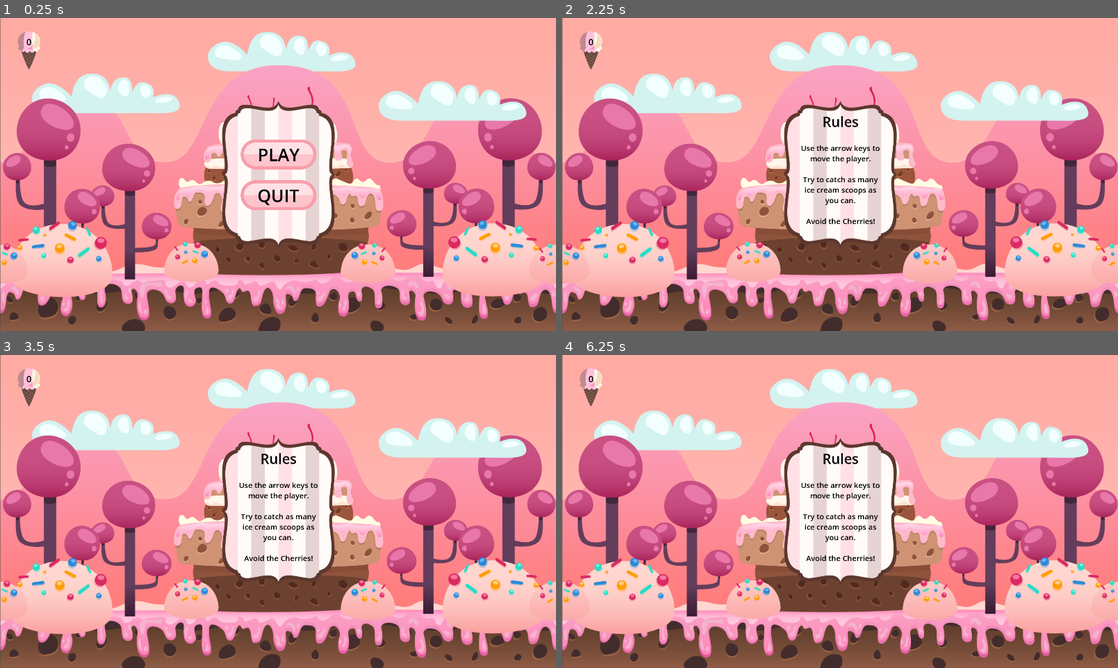
Above: before the commit, frames 1-4 (two rows, left to right).
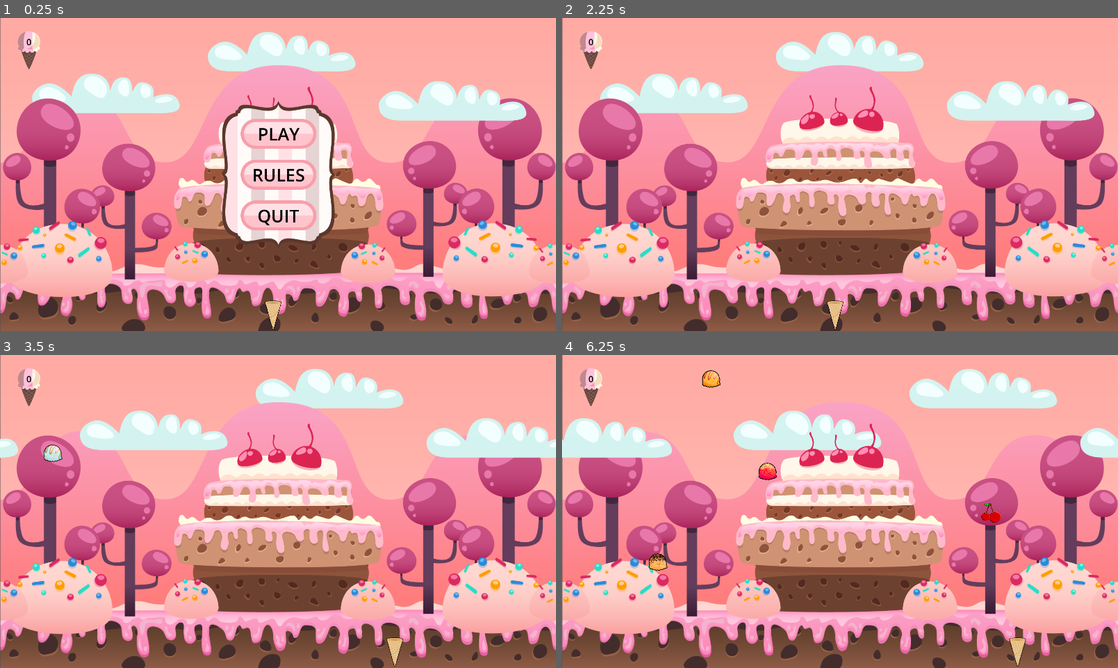
Above: after the commit, the same moments.

Repository: J-R2/ice_cream_dash
Game: Godot game, scene res://scenes/main.tscn
Two runs of this game, one before a commit and one after it. Both use one fixed random seed, a clock stepped at 60 frames per second and the inputs below. Sound files missing from this copy of the repository are replaced by a short silence.
Inputs (mouse positions are in pixels of both pictures, inside the frame that each line leads up to):
- Up to frame 1 (0.25 s): no input
- Up to frame 2 (2.25 s): click (840, 174) at 0.5 s, where only the run after the commit has a clickable "RULES"; click (840, 221) at 1.25 s, where only the run after the commit has a clickable "RULES"; click "PLAY" at 2 s
- Up to frame 3 (3.5 s): move the mouse to (400, 495) at 2.77 s; hold Right (ui_right) from 2.78 s (still down)
- Up to frame 4 (6.25 s): move the mouse to (728, 527) at 3.52 s; release Right (ui_right) at 3.53 s; hold Left (ui_left) 3.53-4.28 s; move the mouse to (895, 442) at 4.27 s; hold Right (ui_right) 4.28-5.78 s; move the mouse to (812, 574) at 5.02 s; move the mouse to (1006, 558) at 5.77 s; hold Left (ui_left) from 5.78 s (still down)

The runs differ from the first frame. In frame 1, 4.4% of the frame differs, in the area x 43-57%, y 32-100%; in frame 2, 10%; in frame 3, 14%; in frame 4, 20%, in the area x 0-100%, y 4-100%.

Commit message:
added rules button and looped music

Diff:
--- a/scenes/game_music.gd
+++ b/scenes/game_music.gd
@@ -4,3 +4,4 @@
 	process_mode = Node.PROCESS_MODE_ALWAYS
 	play()
 	get_tree().get_first_node_in_group("player").game_over.connect(stop)
+	finished.connect(play)
--- a/scenes/main_menu_scene/main_menu.gd
+++ b/scenes/main_menu_scene/main_menu.gd
@@ -7,30 +7,42 @@
 @onready var button_v_box_container: VBoxContainer = $TextureRect/ButtonVBoxContainer
 @onready var game_over_v_box_container: VBoxContainer = $TextureRect/GameOverVBoxContainer
 @onready var audio_stream_player: AudioStreamPlayer = $AudioStreamPlayer
-
+@onready var rules_button: TextureButton = $TextureRect/ButtonVBoxContainer/RulesButton
+@onready var return_button: TextureButton = $TextureRect/RulesVBoxContainer/ReturnButton
 
 const GAME_OVER_SOUND := preload("res://sfx/vgdeathsound.ogg")
 
 # Called when the node enters the scene tree for the first time.
 func _ready() -> void:
-	play_button.mouse_entered.connect(audio_stream_player.play)
-	quit_button.mouse_entered.connect(audio_stream_player.play)
-	play_button.focus_entered.connect(audio_stream_player.play)
-	quit_button.focus_entered.connect(audio_stream_player.play)
+	for button in [play_button, quit_button, rules_button, return_button]:
+		button.mouse_entered.connect(audio_stream_player.play)
+		button.focus_entered.connect(audio_stream_player.play)
 	play_button.pressed.connect(_on_play_button_pressed)
+	rules_button.pressed.connect(_on_rules_button_pressed)
+	return_button.pressed.connect(show_main_menu)
 	quit_button.pressed.connect(get_tree().quit)
-	# only show the buttons
-	button_v_box_container.show()
-	rules_v_box_container.hide()
-	game_over_v_box_container.hide()
-	# hide the player
-	get_tree().get_first_node_in_group("player").hide()
+	show_main_menu()
+
 	# connect to the game over signal
 	get_tree().get_first_node_in_group("player").game_over.connect(_on_game_over)
 	# don't pause this scene
 	process_mode = Node.PROCESS_MODE_ALWAYS
 	# pause the rest of the game
 	get_tree().paused = true
+
+
+func _on_rules_button_pressed() -> void :
+	hide_menu_entries()
+	rules_v_box_container.show()
+	return_button.disabled = false
+
+
+func show_main_menu() -> void:
+	hide_menu_entries()
+	play_button.disabled = false
+	rules_button.disabled = false
+	quit_button.disabled = false
+	button_v_box_container.show()
 
 
 
@@ -50,22 +62,17 @@
 
 
 func _on_play_button_pressed() -> void:
-	# disable the buttons
-	play_button.disabled = true
-	quit_button.disabled = true
-	# hide the buttons then show the rules
+	disable_buttons()
+	hide()
+	get_tree().paused = false
+
+
+func hide_menu_entries() -> void :
+	disable_buttons()
+	button_v_box_container.hide()
+	rules_v_box_container.hide()
 	game_over_v_box_container.hide()
-	button_v_box_container.hide()
-	rules_v_box_container.show()
-	# only show the rules for 5 seconds
-	var timer = Timer.new()
-	self.add_child(timer)
-	timer.wait_time = 5.0
-	timer.start()
-	# unpause the game and hide the menu
-	timer.timeout.connect(func() -> void :
-		get_tree().paused = false
-		hide()
-		get_tree().get_first_node_in_group("player").show()
-		timer.queue_free()
-	)
+
+func disable_buttons() -> void :
+	for button in [rules_button, play_button, quit_button, return_button]:
+		button.disabled = true
--- a/scenes/main_menu_scene/main_menu.tscn
+++ b/scenes/main_menu_scene/main_menu.tscn
@@ -31,6 +31,7 @@
 texture = ExtResource("1_kna2p")
 
 [node name="ButtonVBoxContainer" type="VBoxContainer" parent="TextureRect"]
+visible = false
 layout_mode = 1
 anchors_preset = 8
 anchor_left = 0.5
@@ -72,13 +73,13 @@
 custom_minimum_size = Vector2(0, 30)
 layout_mode = 2
 
-[node name="QuitButton" type="TextureButton" parent="TextureRect/ButtonVBoxContainer"]
-layout_mode = 2
-texture_normal = ExtResource("2_7ta2e")
-texture_pressed = ExtResource("3_ihipj")
-texture_hover = ExtResource("3_ihipj")
-
-[node name="Label2" type="Label" parent="TextureRect/ButtonVBoxContainer/QuitButton"]
+[node name="RulesButton" type="TextureButton" parent="TextureRect/ButtonVBoxContainer"]
+layout_mode = 2
+texture_normal = ExtResource("2_7ta2e")
+texture_pressed = ExtResource("3_ihipj")
+texture_hover = ExtResource("3_ihipj")
+
+[node name="Label" type="Label" parent="TextureRect/ButtonVBoxContainer/RulesButton"]
 layout_mode = 1
 anchors_preset = 8
 anchor_left = 0.5
@@ -93,9 +94,38 @@
 grow_vertical = 2
 theme_override_colors/font_color = Color(0, 0, 0, 1)
 theme_override_font_sizes/font_size = 60
+text = "RULES"
+
+[node name="HSeparator2" type="HSeparator" parent="TextureRect/ButtonVBoxContainer"]
+modulate = Color(1, 1, 1, 0)
+custom_minimum_size = Vector2(0, 30)
+layout_mode = 2
+
+[node name="QuitButton" type="TextureButton" parent="TextureRect/ButtonVBoxContainer"]
+layout_mode = 2
+texture_normal = ExtResource("2_7ta2e")
+texture_pressed = ExtResource("3_ihipj")
+texture_hover = ExtResource("3_ihipj")
+
+[node name="Label" type="Label" parent="TextureRect/ButtonVBoxContainer/QuitButton"]
+layout_mode = 1
+anchors_preset = 8
+anchor_left = 0.5
+anchor_top = 0.5
+anchor_right = 0.5
+anchor_bottom = 0.5
+offset_left = -73.0
+offset_top = -41.5
+offset_right = 73.0
+offset_bottom = 41.5
+grow_horizontal = 2
+grow_vertical = 2
+theme_override_colors/font_color = Color(0, 0, 0, 1)
+theme_override_font_sizes/font_size = 60
 text = "QUIT"
 
 [node name="RulesVBoxContainer" type="VBoxContainer" parent="TextureRect"]
+visible = false
 layout_mode = 1
 anchors_preset = 15
 anchor_right = 1.0
@@ -107,13 +137,6 @@
 grow_horizontal = 2
 grow_vertical = 2
 
-[node name="Label" type="Label" parent="TextureRect/RulesVBoxContainer"]
-layout_mode = 2
-theme_override_colors/font_color = Color(0, 0, 0, 1)
-theme_override_font_sizes/font_size = 48
-text = "Rules"
-horizontal_alignment = 1
-
 [node name="RichTextLabel" type="RichTextLabel" parent="TextureRect/RulesVBoxContainer"]
 layout_mode = 2
 size_flags_vertical = 3
@@ -127,7 +150,31 @@
 
 Avoid the Cherries!"
 
+[node name="ReturnButton" type="TextureButton" parent="TextureRect/RulesVBoxContainer"]
+layout_mode = 2
+texture_normal = ExtResource("2_7ta2e")
+texture_pressed = ExtResource("3_ihipj")
+texture_hover = ExtResource("3_ihipj")
+
+[node name="Label" type="Label" parent="TextureRect/RulesVBoxContainer/ReturnButton"]
+layout_mode = 1
+anchors_preset = 8
+anchor_left = 0.5
+anchor_top = 0.5
+anchor_right = 0.5
+anchor_bottom = 0.5
+offset_left = -73.0
+offset_top = -41.5
+offset_right = 73.0
+offset_bottom = 41.5
+grow_horizontal = 2
+grow_vertical = 2
+theme_override_colors/font_color = Color(0, 0, 0, 1)
+theme_override_font_sizes/font_size = 60
+text = "RULES"
+
 [node name="GameOverVBoxContainer" type="VBoxContainer" parent="TextureRect"]
+visible = false
 layout_mode = 1
 anchors_preset = 15
 anchor_right = 1.0
